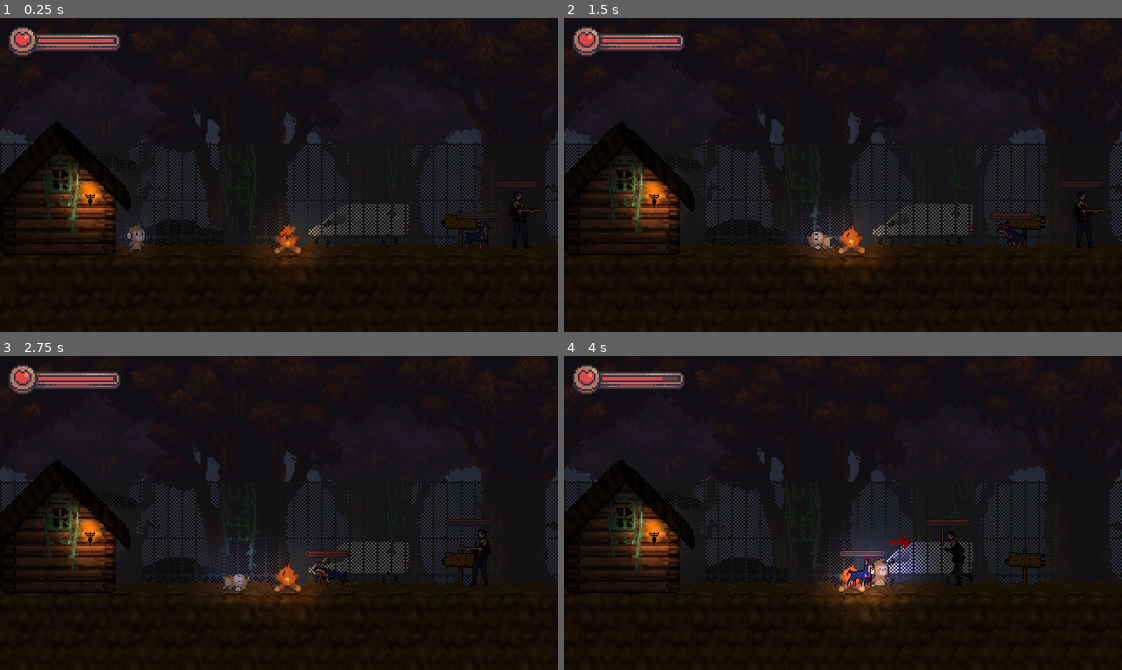
Above: before the commit, frames 1-4 (two rows, left to right).
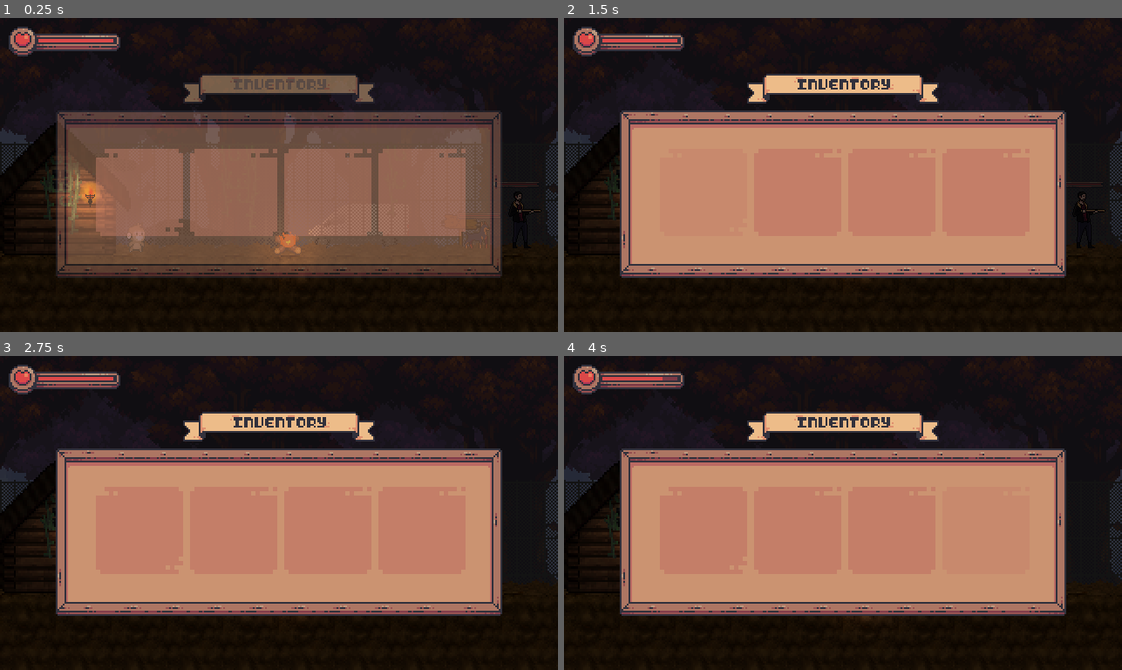
Above: after the commit, the same moments.

Repository: Gabriel-Mene/UntamedSouls2D
Game: Godot game, scene res://scenes/management/level1.tscn
Two runs of this game, one before a commit and one after it. Both use one fixed random seed, a clock stepped at 60 frames per second and the inputs below. The project has no main scene, so this scene is started directly.
Inputs (mouse positions are in pixels of both pictures, inside the frame that each line leads up to):
- Up to frame 1 (0.25 s): no input
- Up to frame 2 (1.5 s): move the mouse to (965, 159) at 0.52 s; hold Right (ui_right) from 0.53 s (still down); tap E (interact) at 0.6 s; tap Space (ui_select) at 0.77 s; move the mouse to (731, 190) at 1.27 s; tap Q (attack) at 1.35 s
- Up to frame 3 (2.75 s): tap Space (ui_select) at 1.52 s; tap E (interact) at 1.55, 2.1 s; move the mouse to (334, 443) at 2.02 s; release Right (ui_right) at 2.03 s; hold Left (ui_left) from 2.03 s (still down)
- Up to frame 4 (4 s): move the mouse to (815, 575) at 2.77 s; release Left (ui_left) at 2.78 s; hold Right (ui_right) from 2.78 s (still down); tap E (interact) at 2.85, 3.8 s; tap Space (ui_select) at 3.02, 3.77 s; move the mouse to (1010, 560) at 3.52 s; tap Q (attack) at 3.6 s

The runs differ from the first frame. In frame 1, 43% of the frame differs, in the area x 10-90%, y 18-83%; in frame 2, 45%; in frame 3, 45%, in the area x 10-90%, y 17-83%; in frame 4, 45%.

Commit message:
Inventario (ainda bugado)

Diff:
--- a/project.godot
+++ b/project.godot
@@ -216,6 +216,11 @@
 "events": [ Object(InputEventKey,"resource_local_to_scene":false,"resource_name":"","device":0,"alt":false,"shift":false,"control":false,"meta":false,"command":false,"pressed":false,"scancode":69,"physical_scancode":0,"unicode":0,"echo":false,"script":null)
  ]
 }
+inventory={
+"deadzone": 0.5,
+"events": [ Object(InputEventKey,"resource_local_to_scene":false,"resource_name":"","device":0,"alt":false,"shift":false,"control":false,"meta":false,"command":false,"pressed":false,"scancode":73,"physical_scancode":0,"unicode":0,"echo":false,"script":null)
+ ]
+}
 
 [layer_names]
 
--- a/scenes/interface/general/hud.tscn
+++ b/scenes/interface/general/hud.tscn
@@ -1,7 +1,12 @@
-[gd_scene load_steps=2 format=2]
+[gd_scene load_steps=4 format=2]
 
 [ext_resource path="res://scenes/interface/player/stats/bar_container.tscn" type="PackedScene" id=1]
+[ext_resource path="res://scenes/interface/player/inventory/inventory_container.tscn" type="PackedScene" id=2]
+[ext_resource path="res://scenes/interface/hud.gd" type="Script" id=3]
 
 [node name="Hud" type="CanvasLayer"]
+script = ExtResource( 3 )
 
 [node name="BarContainer" parent="." instance=ExtResource( 1 )]
+
+[node name="InventoryContainer" parent="." instance=ExtResource( 2 )]
--- /dev/null
+++ b/scenes/interface/hud.gd
@@ -0,0 +1,18 @@
+extends CanvasLayer
+
+onready var inventory: Control = get_node("InventoryContainer")
+
+func _process(delta: float) -> void:
+	show_inventory()
+
+func show_inventory() -> void:
+	if Input.is_action_just_pressed("inventory"):
+		if inventory.is_visible:
+			inventory.is_visible = false
+			inventory.animation.play("hide_container")
+			return
+
+	if inventory.is_visible == false:
+		inventory.is_visible = true
+		inventory.animation.play("show_container")
+		return
--- a/scenes/interface/player/inventory/inventory_container.tscn
+++ b/scenes/interface/player/inventory/inventory_container.tscn
@@ -6,7 +6,91 @@
 [ext_resource path="res://scenes/interface/player/inventory/item.tscn" type="PackedScene" id=4]
 [ext_resource path="res://scripts/interface/player/inventory_container.gd" type="Script" id=5]
 
-[node name="InventoryContainer" type="Control"]
+[sub_resource type="Animation" id=1]
+length = 0.001
+tracks/0/type = "value"
+tracks/0/path = NodePath(".:visible")
+tracks/0/interp = 1
+tracks/0/loop_wrap = true
+tracks/0/imported = false
+tracks/0/enabled = true
+tracks/0/keys = {
+"times": PoolRealArray( 0 ),
+"transitions": PoolRealArray( 1 ),
+"update": 0,
+"values": [ true ]
+}
+tracks/1/type = "value"
+tracks/1/path = NodePath(".:modulate")
+tracks/1/interp = 1
+tracks/1/loop_wrap = true
+tracks/1/imported = false
+tracks/1/enabled = true
+tracks/1/keys = {
+"times": PoolRealArray( 0 ),
+"transitions": PoolRealArray( 1 ),
+"update": 0,
+"values": [ Color( 1, 1, 1, 0 ) ]
+}
+
+[sub_resource type="Animation" id=2]
+resource_name = "hide_container"
+length = 0.5
+tracks/0/type = "value"
+tracks/0/path = NodePath(".:visible")
+tracks/0/interp = 1
+tracks/0/loop_wrap = true
+tracks/0/imported = false
+tracks/0/enabled = true
+tracks/0/keys = {
+"times": PoolRealArray( 0, 0.5 ),
+"transitions": PoolRealArray( 1, 1 ),
+"update": 1,
+"values": [ true, false ]
+}
+tracks/1/type = "value"
+tracks/1/path = NodePath(".:modulate")
+tracks/1/interp = 1
+tracks/1/loop_wrap = true
+tracks/1/imported = false
+tracks/1/enabled = true
+tracks/1/keys = {
+"times": PoolRealArray( 0, 0.5 ),
+"transitions": PoolRealArray( 1, 1 ),
+"update": 0,
+"values": [ Color( 1, 1, 1, 1 ), Color( 1, 1, 1, 0 ) ]
+}
+
+[sub_resource type="Animation" id=3]
+resource_name = "show_container"
+length = 0.5
+tracks/0/type = "value"
+tracks/0/path = NodePath(".:visible")
+tracks/0/interp = 1
+tracks/0/loop_wrap = true
+tracks/0/imported = false
+tracks/0/enabled = true
+tracks/0/keys = {
+"times": PoolRealArray( 0 ),
+"transitions": PoolRealArray( 1 ),
+"update": 1,
+"values": [ true ]
+}
+tracks/1/type = "value"
+tracks/1/path = NodePath(".:modulate")
+tracks/1/interp = 1
+tracks/1/loop_wrap = true
+tracks/1/imported = false
+tracks/1/enabled = true
+tracks/1/keys = {
+"times": PoolRealArray( 0, 0.5 ),
+"transitions": PoolRealArray( 1, 1 ),
+"update": 0,
+"values": [ Color( 1, 1, 1, 0 ), Color( 1, 1, 1, 1 ) ]
+}
+
+[node name="InventoryContainer" type="Control" groups=["inventory"]]
+modulate = Color( 1, 1, 1, 0 )
 anchor_right = 1.0
 anchor_bottom = 1.0
 script = ExtResource( 5 )
@@ -85,3 +169,8 @@
 margin_left = 162.0
 margin_right = 212.0
 margin_bottom = 50.0
+
+[node name="Animation" type="AnimationPlayer" parent="."]
+anims/RESET = SubResource( 1 )
+anims/hide_container = SubResource( 2 )
+anims/show_container = SubResource( 3 )
--- a/scenes/management/level1.tscn
+++ b/scenes/management/level1.tscn
@@ -130,7 +130,7 @@
 scale = Vector2( 0.6, 0.6 )
 frames = SubResource( 7 )
 animation = "Idle"
-frame = 1
+frame = 6
 speed_scale = 2.5
 playing = true
 
@@ -191,6 +191,7 @@
 scale = Vector2( 0.5, 0.5 )
 frames = SubResource( 2 )
 animation = "torch"
+frame = 1
 playing = true
 
 [node name="Light" type="Light2D" parent="leveldesign/torches"]
@@ -247,8 +248,6 @@
 [node name="Environment" type="WorldEnvironment" parent="."]
 environment = SubResource( 1 )
 
-[node name="Hud" parent="." instance=ExtResource( 25 )]
-
 [node name="backmask" parent="." instance=ExtResource( 5 )]
 color = Color( 0.294118, 0.294118, 0.294118, 1 )
 
@@ -259,3 +258,5 @@
 
 [node name="Doggy" parent="Enemy" instance=ExtResource( 26 )]
 position = Vector2( 276, 121 )
+
+[node name="Hud" parent="." instance=ExtResource( 25 )]
--- a/scripts/enviroment/physic_item.gd
+++ b/scripts/enviroment/physic_item.gd
@@ -54,7 +54,7 @@
 
 func _process(_delta: float) -> void:
 	if player_ref != null and Input.is_action_just_pressed("interact"):
-		#emitir sinal para spawnar item
+		get_tree().call_group("inventory", "update_slot", item_name, item_texture, item_info_list)
 		spawn_effect()
 		queue_free()
 
--- a/scripts/interface/player/inventory_container.gd
+++ b/scripts/interface/player/inventory_container.gd
@@ -3,6 +3,7 @@
 class_name InventoryContainer
 
 onready var slot_container: GridContainer = get_node("VContainer/Background/GridContainer")
+onready var animation: AnimationPlayer = get_node("Animation")
 
 var current_state:String
 
--- a/scripts/interface/player/item.gd
+++ b/scripts/interface/player/item.gd
@@ -23,7 +23,7 @@
 var item_type: String
 var item_image_path: String
 
-var texture_list: Array =[
+var texture_list: Array = [
 	"res://assets/interface/intentory/item_background/type_1.png",
 	"res://assets/interface/intentory/item_background/type_2.png",
 	"res://assets/interface/intentory/item_background/type_3.png"
Not shown: 1 places in scenes/interface/player/inventory/inventory_container.tscn that only renumber resources
